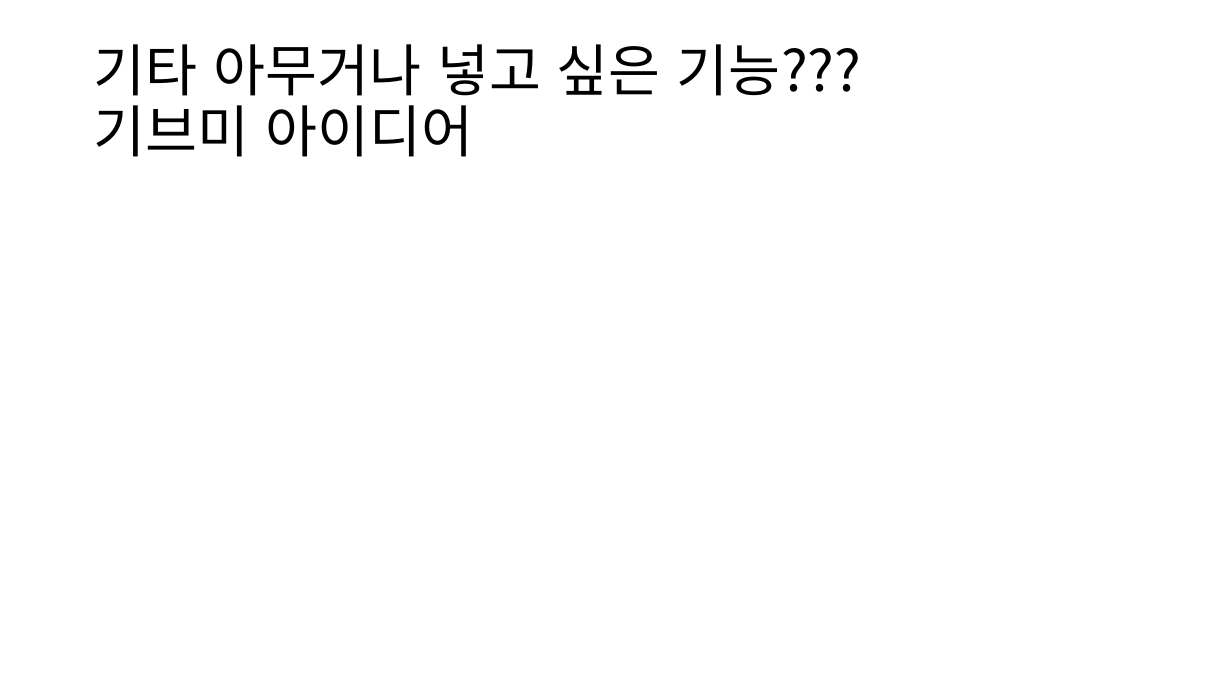
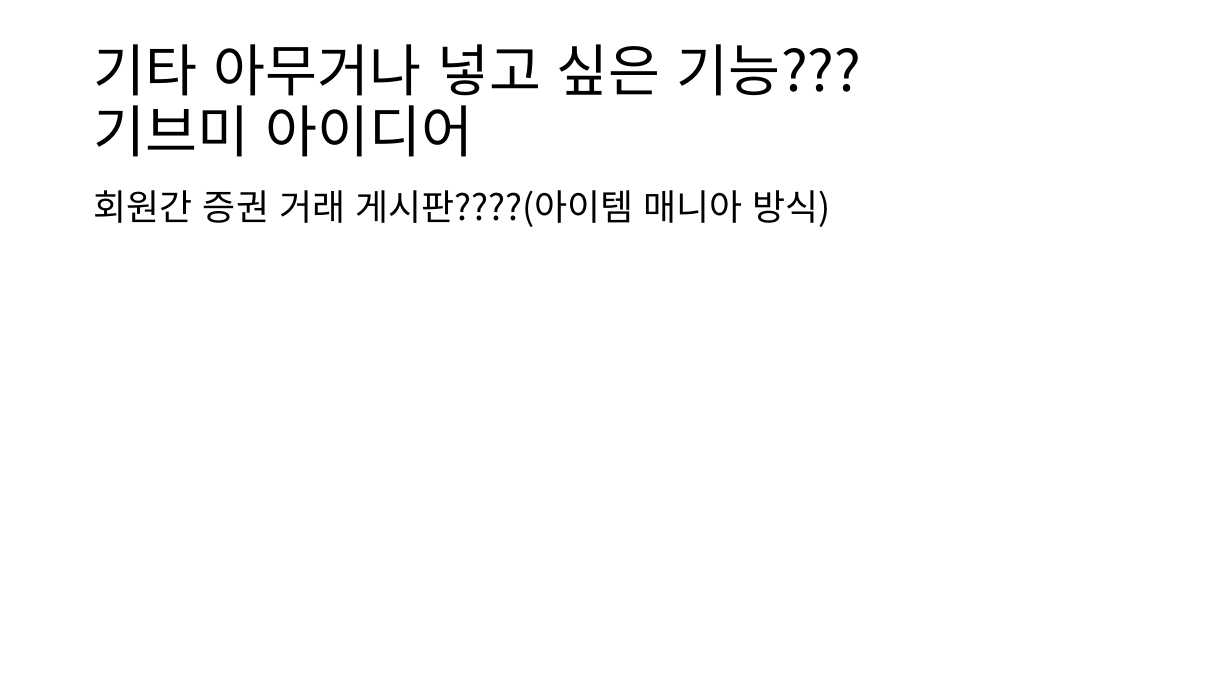
Before and after one commit to ezenteam2/EzenCrowdFunding, a slide deck: slide 4 of 기능 정리/project03 - 기능 정리 - 서희.pptx. Drawn at 1232x693 pixels with LibreOffice and Linux fonts; fonts in the diff are those of the drawing. Boxes give left, top, right and bottom in pixels: in the first picture for what was removed or moved away, otherwise in the second. Text is boxed around its words. In the diff, an @@ line names an element or a change of style, - is before the commit and + after.

```diff
--- a/기능 정리/project03 - 기능 정리 - 서희.pptx
+++ b/기능 정리/project03 - 기능 정리 - 서희.pptx
@@ text added at [94,190,830,227], 28 pt, text #000000 @@
+회원간 증권 거래 게시판????(아이템 매니아 방식)
```
Also in this commit, not shown: 2 other slides changed.
